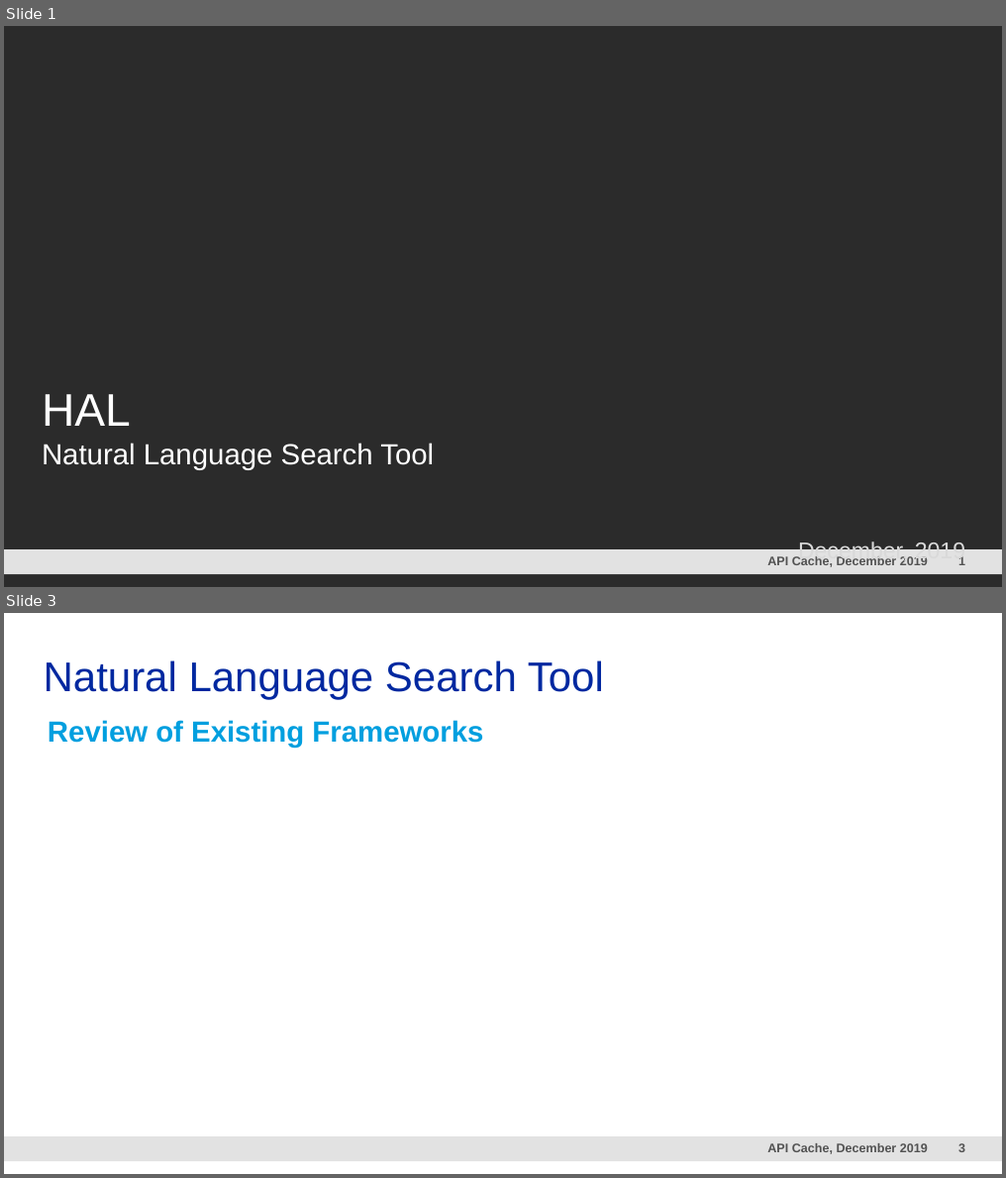
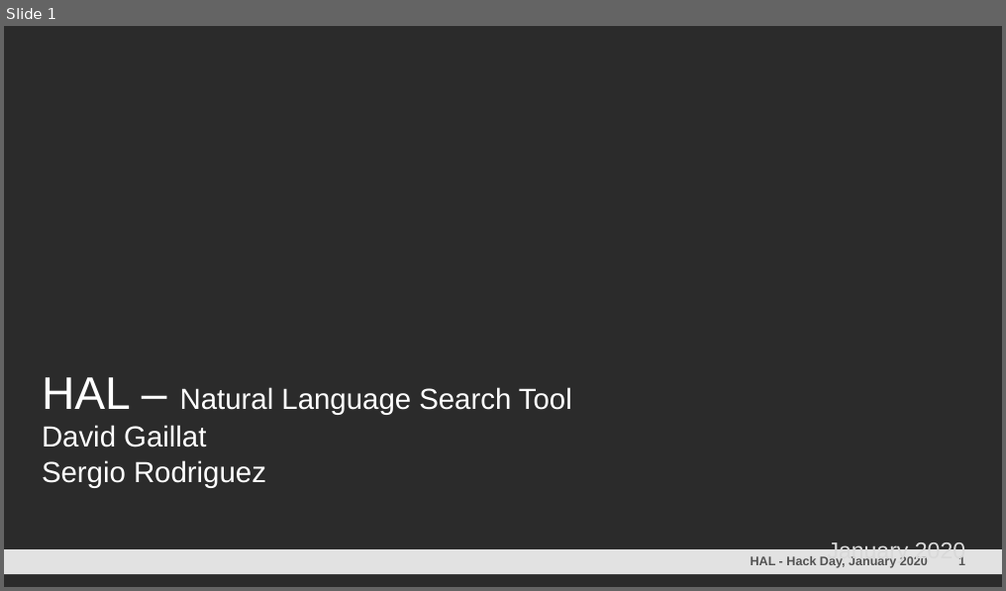
Before and after one commit to davidgaillat/HAL, a slide deck: HAL.pptm. Shown one above the other, each under a label of ours: slides 1 and 3 before the commit, slide 1 after it; the slides between them are not shown. The pictures are 1006x1178 and 1006x591 pixels, drawn with LibreOffice and Linux fonts; fonts in the diff are those of the drawing; background and template pictures are left out; a plain dark background stands for a picture behind light text. Boxes give left, top, right and bottom in pixels: in the first picture for what was removed or moved away, otherwise in the second. Text is boxed around its words. In the diff, an @@ line names an element or a change of style, - is before the commit and + after.

```diff
--- a/HAL.pptm
+++ b/HAL.pptm
@@ slide 3 removed at box(4, 613, 1002, 1174), background #FFFFFF; not listed: 3 template elements that a slide beside it also shows @@
@@ title removed at box(44, 661, 604, 700) @@
-Natural Language Search Tool
@@ text removed at box(48, 720, 483, 747) @@
-Review of Existing Frameworks
@@ slide 1 changed as well @@
@@ text at box(42, 377, 572, 488): text changed @@
-HAL
-Natural Language Search Tool
+HAL – Natural Language Search Tool
+David Gaillat
+Sergio Rodriguez
@@ text at box(750, 557, 928, 569): text changed @@
-API Cache, December 2019
+HAL - Hack Day, January 2020
@@ text at box(828, 540, 965, 564): text changed @@
-December, 2019
+January 2020
```
Also in this commit, not shown: 2 other slides changed, 5 slides added, 12 other slides removed.
